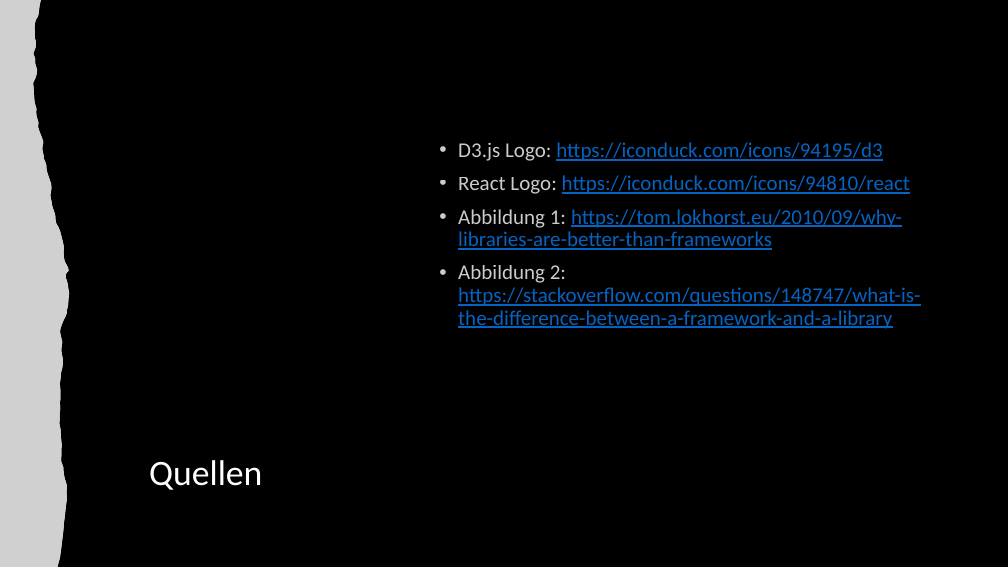
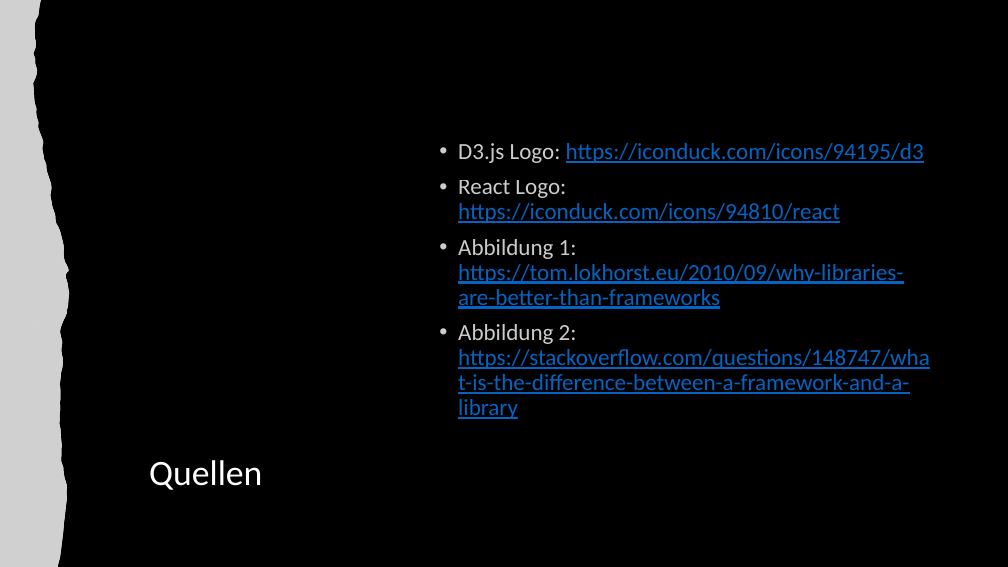
Before and after one commit to anna-staub/leiterlispiel, a slide deck: slide 11 of documents/JavaScript_Libraries/Gruppe_C_Praesentation_JSLibraries.pptx. Drawn at 1008x567 pixels with LibreOffice and Linux fonts; fonts in the diff are those of the drawing; grey boxes stand for pictures. Boxes give left, top, right and bottom in pixels: in the first picture for what was removed or moved away, otherwise in the second. Text is boxed around its words. In the diff, an @@ line names an element or a change of style, - is before the commit and + after.

Commit message:
Feinschliff JavaScript Library Doku und Präsentation

```diff
--- a/documents/JavaScript_Libraries/Gruppe_C_Praesentation_JSLibraries.pptx
+++ b/documents/JavaScript_Libraries/Gruppe_C_Praesentation_JSLibraries.pptx
@@ text "D3.js Logo: https://iconduck.com/icons/94195/d3" at (458,143,930,419): size 20 to 22 pt @@
```
Also in this commit, not shown: 3 other slides changed, 1 other file.
